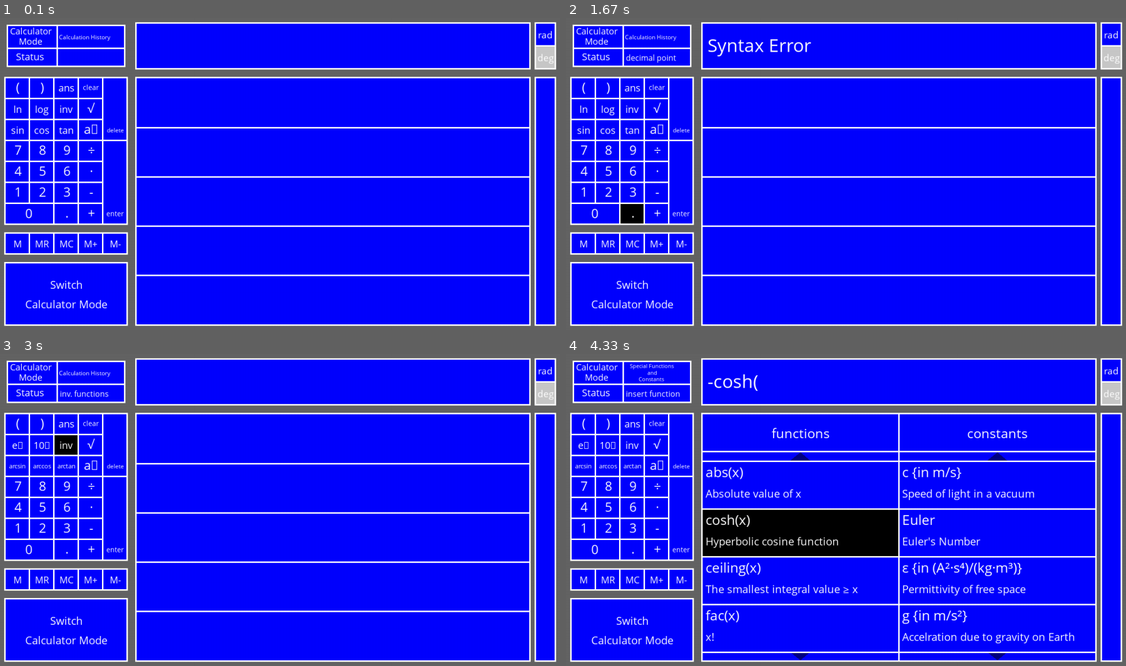
Above: before the commit, frames 1-4 (two rows, left to right).
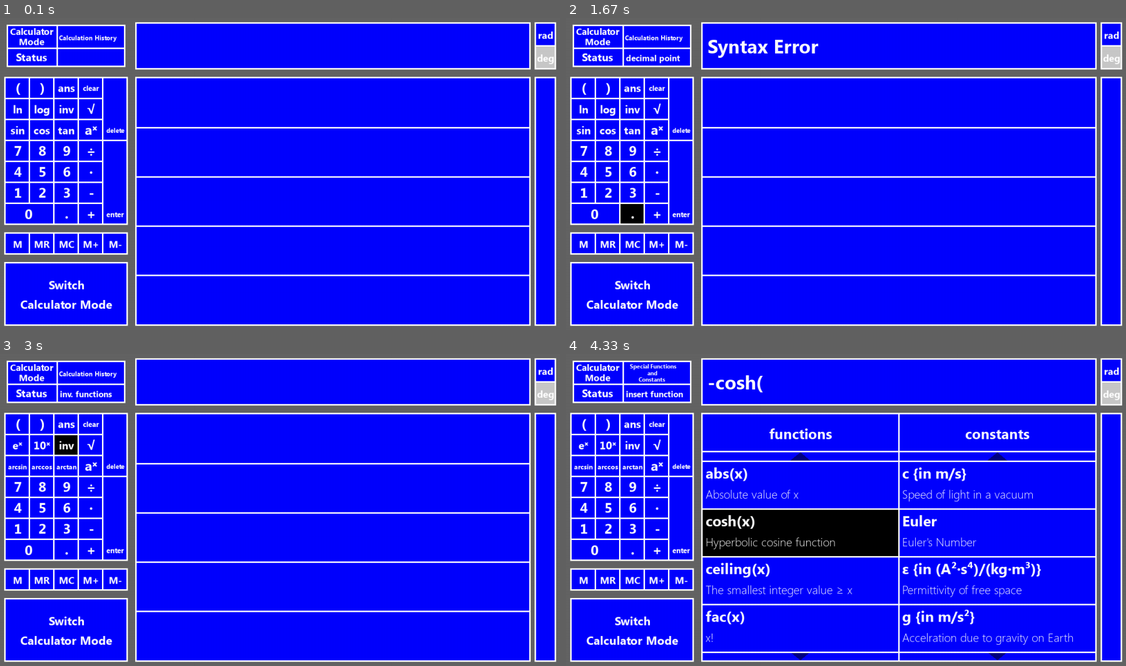
Above: after the commit, the same moments.

Repository: msteckyefantis/Pygame-Scientific-Calculator
Game: pygame game, started from em.py
Two runs of this game, one before a commit and one after it. Both use one fixed random seed, a clock stepped at 60 frames per second and the inputs below.
Inputs (mouse positions are in pixels of both pictures, inside the frame that each line leads up to):
- Up to frame 1 (0.1 s): no input
- Up to frame 2 (1.67 s): click "enter" at 0.38 s; tap Space at 0.67 s; click "." at 1.05 s; tap Enter at 1.33 s
- Up to frame 3 (3 s): press the mouse at (112, 519) at 1.7 s; move the mouse to (229, 528) at 1.8 s; release the mouse at (341, 538) at 1.93 s; click (78, 503) at 2.05 s; press the mouse at (543, 394) at 2.37 s; move the mouse to (487, 438) at 2.47 s; release the mouse at (425, 485) at 2.6 s; click (61, 441) at 2.72 s
- Up to frame 4 (4.33 s): click "enter" at 3.05 s; click "-" at 3.38 s; click "Switch" at 3.72 s; click (706, 525) at 4.05 s

The runs differ from the first frame. In frame 1, 1.9% of the frame differs, in the area x 1-99%, y 3-94%; in frame 2, 2.6%; in frame 3, 2.1%; in frame 4, 7.4%.

Commit message:
now can work on a mac

Diff:
--- a/GlobalConstantsLibrary.py
+++ b/GlobalConstantsLibrary.py
@@ -11,8 +11,8 @@
 
 
 #Font data
-BASICFONT = "C:\\Windows\\Fonts\\segoeuil.ttf"
-BOLDFONT = "C:\\Windows\\Fonts\\segoeuib.ttf"
+BASICFONT = "./segoeuil.ttf"
+BOLDFONT = "./SEGOEUIB.TTF"
 FONTSIZE = int( WINDOWWIDTH * 0.024 )
 
 
--- a/SpecialFunctionsAndConstants.py
+++ b/SpecialFunctionsAndConstants.py
@@ -444,9 +444,9 @@
 
 SpecialFunctionsList = [("abs(x)", "Absolute value of x", "abs"),
                         ("cosh(x)", "Hyperbolic cosine function", "cosh"),
-                        ("ceiling(x)", "The smallest integral value ≥ x", "ceiling"),
+                        ("ceiling(x)", "The smallest integer value ≥ x", "ceiling"),
                         ("fac(x)", "x!", "fac"),
-                        ("floor(x)", "The smallest integral value ≤ x", "floor"),
+                        ("floor(x)", "The smallest integer value ≤ x", "floor"),
                         ("Γ(x)", "Gamma function", "Γ"),
                         ("H(x)", "Heaviside step function", "H"),
                         ("max(a,b,c, ...)","Max value of the arguments", "max"),
Binary file added: SEGOEUIB.TTF
Binary file added: segoeuil.ttf
Not shown, changed: .gitignore
